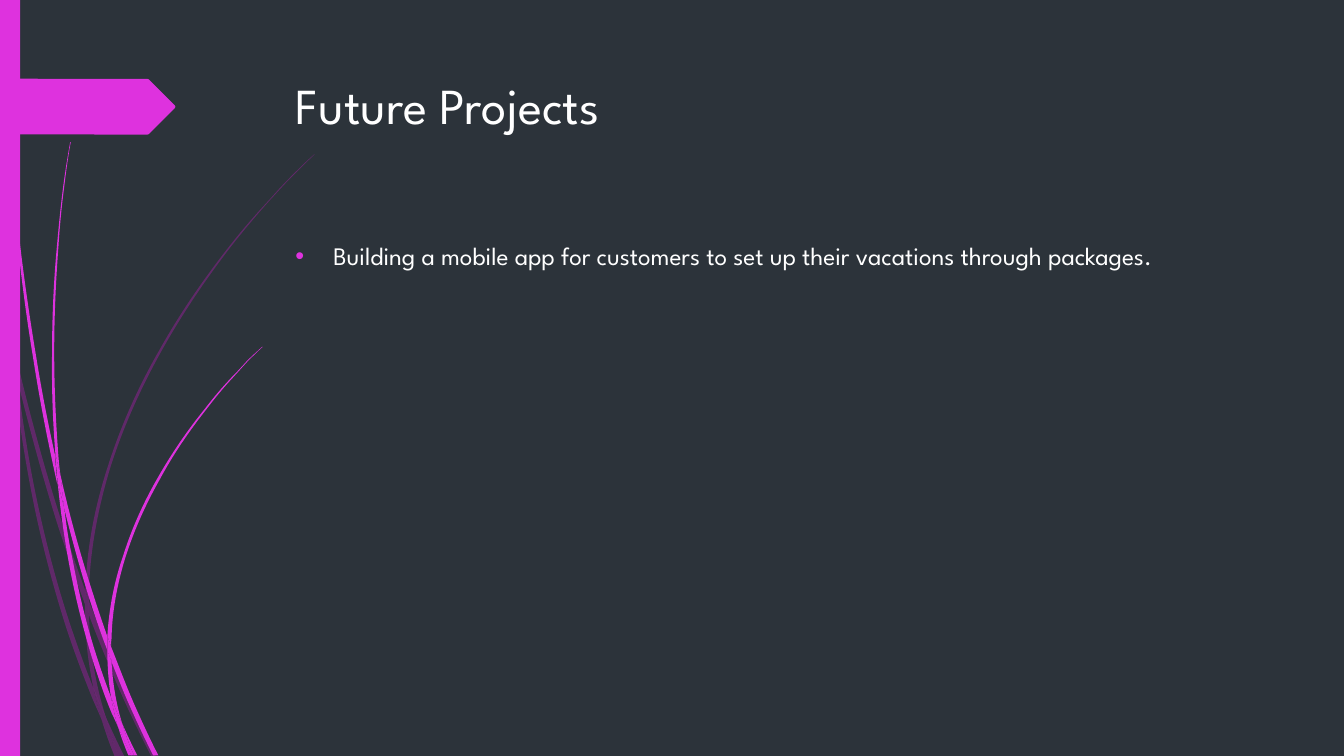
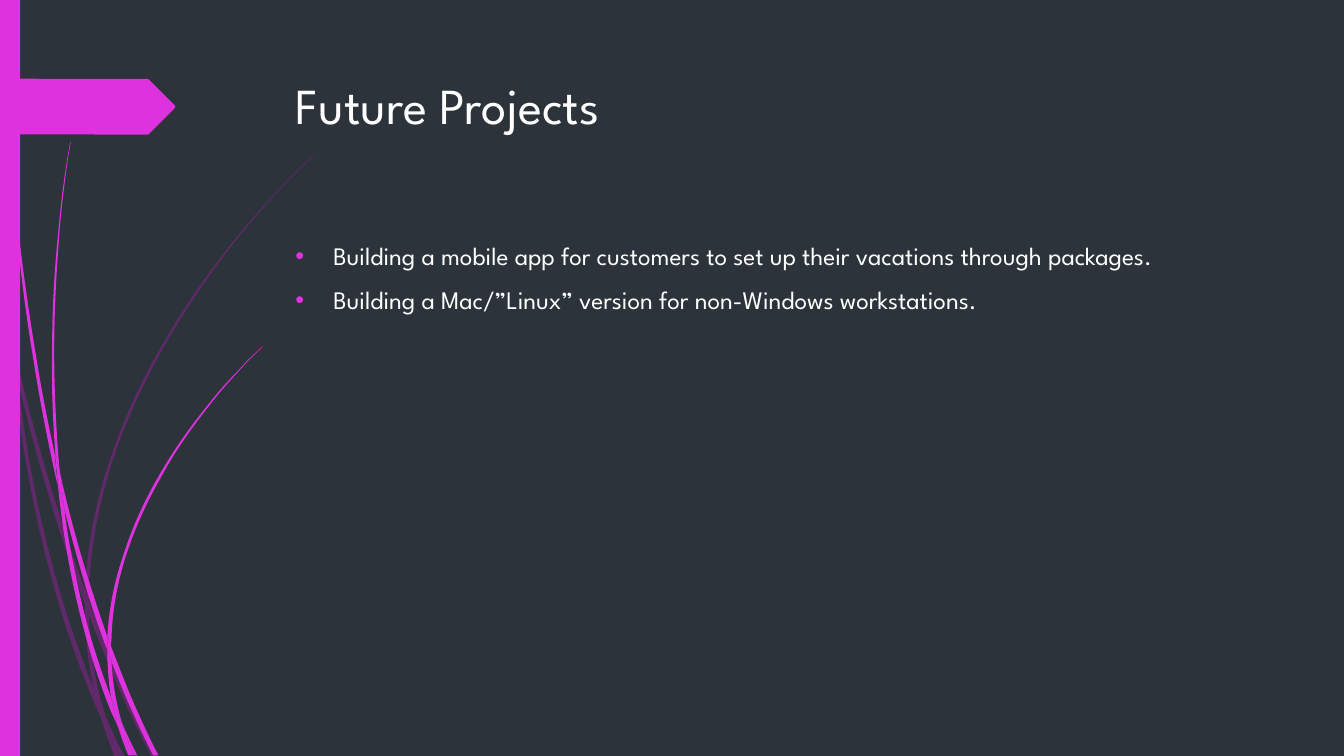
Before and after one commit to RoyalBis/OOSD-PROJ2-TEAM5, a slide deck: slide 6 of OOSD_Project2_Team5_Presentation.pptx. Drawn at 1344x756 pixels with LibreOffice and Linux fonts; fonts in the diff are those of the drawing. Boxes give left, top, right and bottom in pixels: in the first picture for what was removed or moved away, otherwise in the second. Text is boxed around its words. In the diff, an @@ line names an element or a change of style, - is before the commit and + after.

```diff
--- a/OOSD_Project2_Team5_Presentation.pptx
+++ b/OOSD_Project2_Team5_Presentation.pptx
@@ text at bbox=[333, 291, 977, 315]: paragraph added @@
+• Building a Mac/”Linux” version for non-Windows workstations.
```
Also in this commit, not shown: 1 other slide changed.
